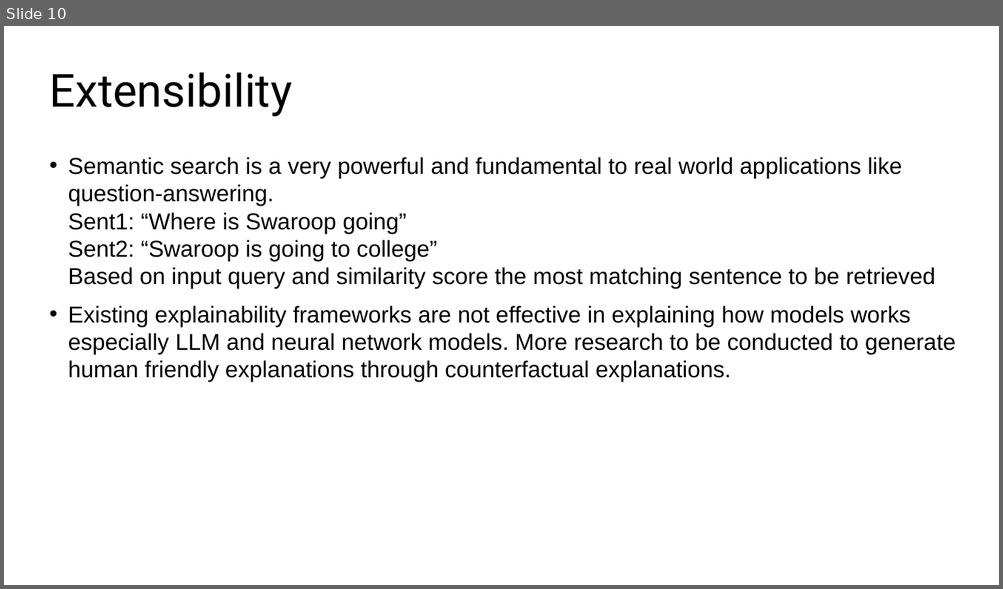
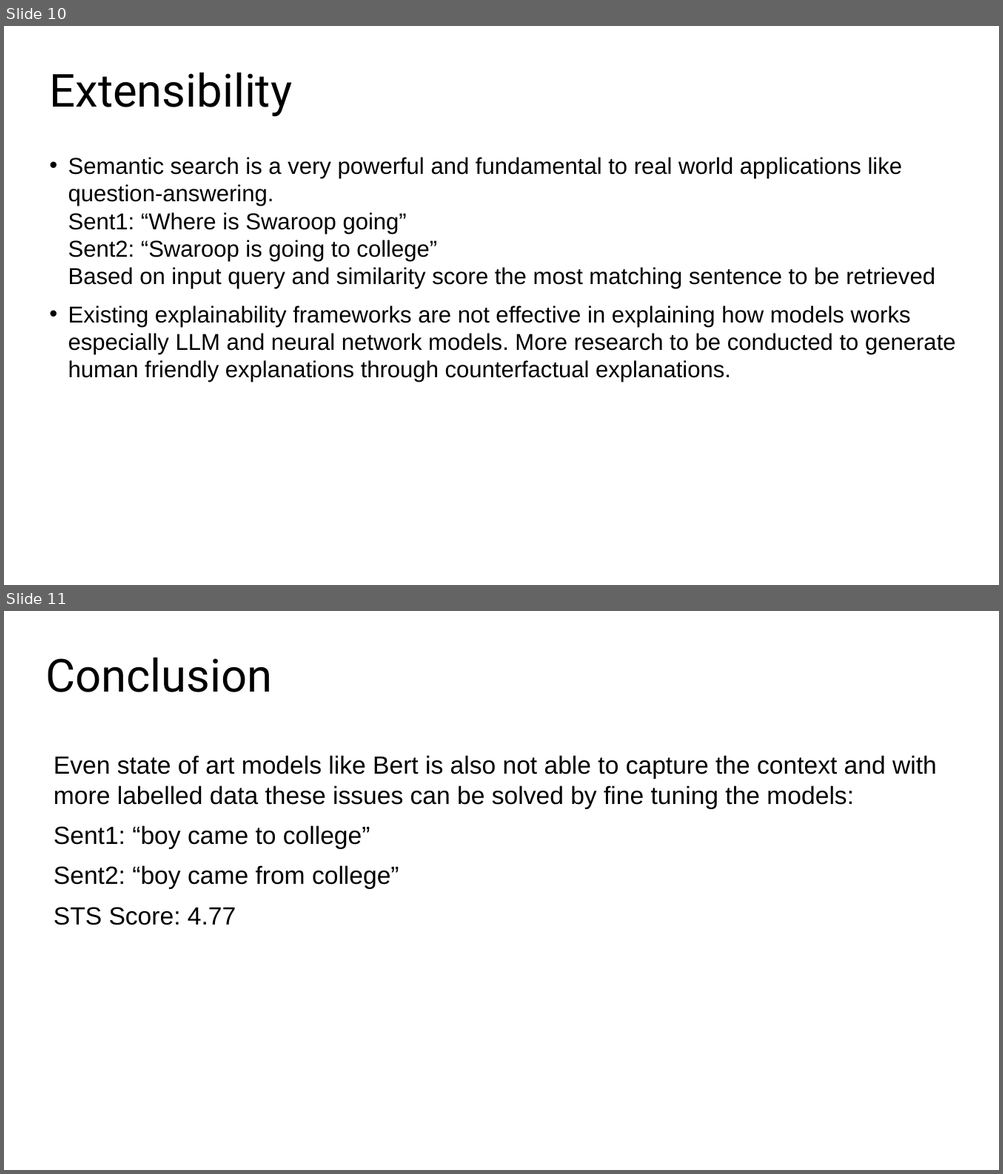
Before and after one commit to tanalpha-aditya/Advanced_Semantic_similarity, a slide deck: 4-final_report.pptx. Shown one above the other, each under a label of ours: slide 10 before the commit, slides 10 and 11 after it. The pictures are 1003x589 and 1003x1174 pixels, drawn with LibreOffice and Linux fonts; fonts in the diff are those of the drawing. Boxes give left, top, right and bottom in pixels: in the first picture for what was removed or moved away, otherwise in the second. Text is boxed around its words. In the diff, an @@ line names an element or a change of style, - is before the commit and + after.

Commit message:
ppt added with conclusion

```diff
--- a/4-final_report.pptx
+++ b/4-final_report.pptx
@@ slide 11 added at (x1=4, y1=611, x2=999, y2=1170), background #FFFFFF @@
@@ title added at (x1=45, y1=657, x2=272, y2=692), 44 pt, text #000000 @@
+Conclusion
@@ text added at (x1=54, y1=755, x2=936, y2=925), 24 pt, text #000000 @@
+Even state of art models like Bert is also not able to capture the context and with more labelled data these issues can be solved by fine tuning the models:
+Sent1: “boy came to college”
+Sent2: “boy came from college”
+STS Score: 4.77
```
Also in this commit, not shown: 2 other files.
